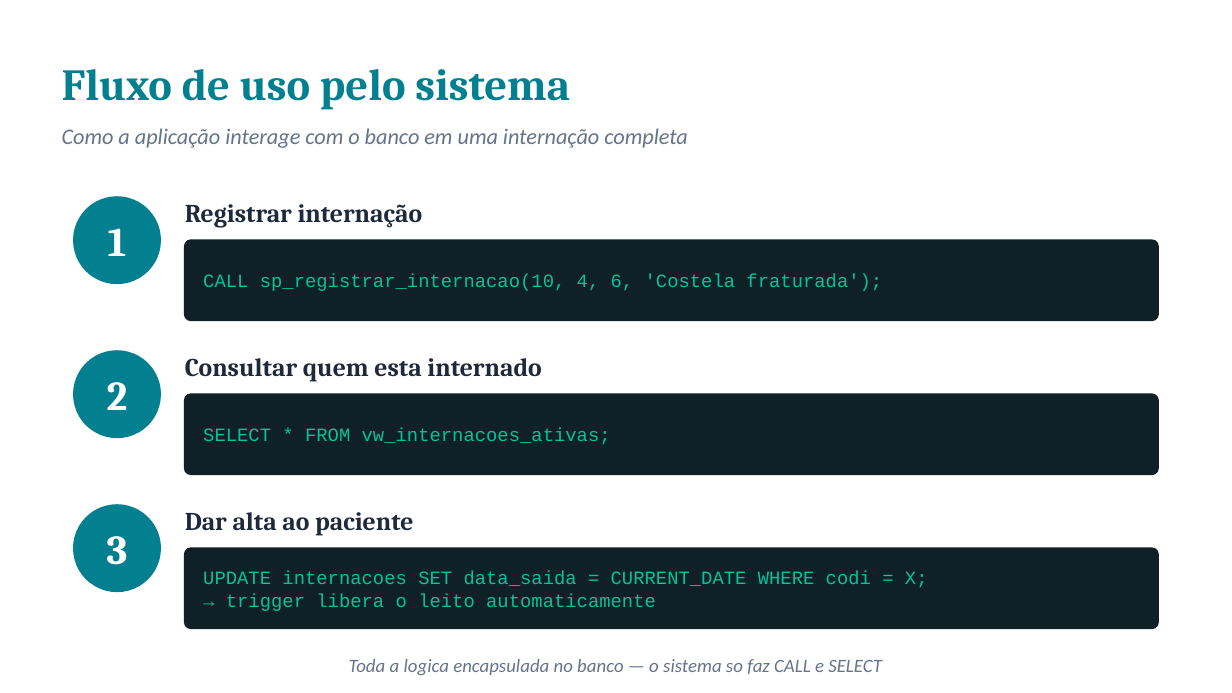
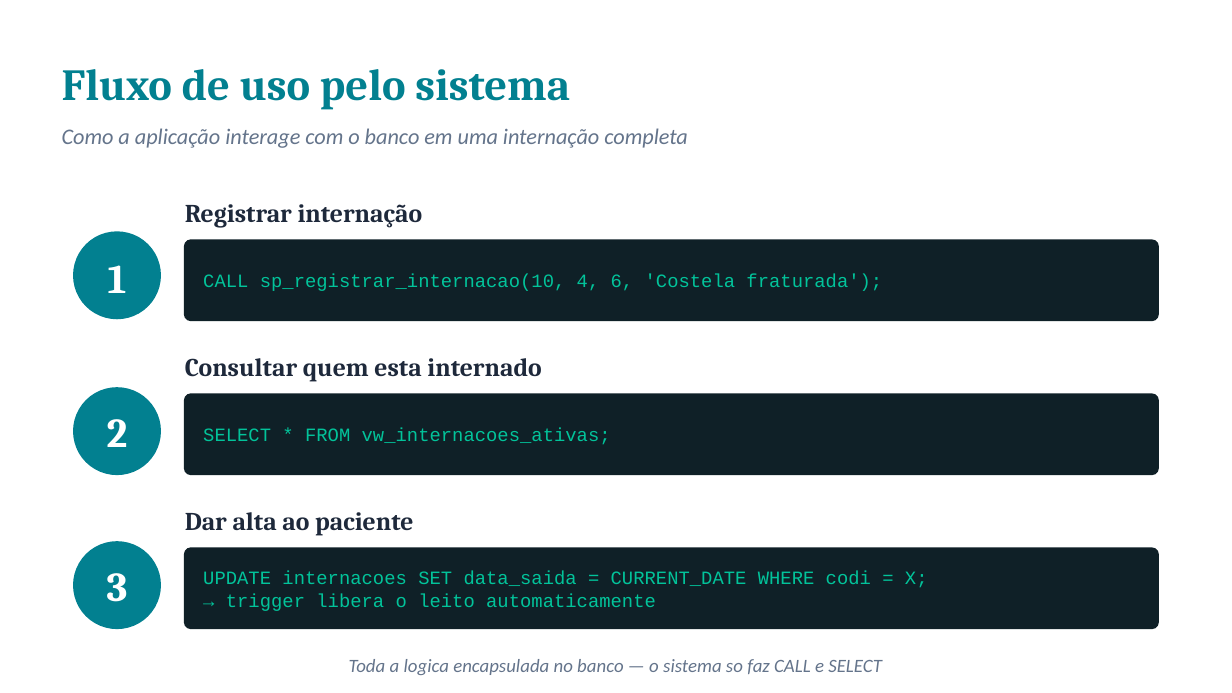
Before and after one commit to pew404/trabalho_final_db, a slide deck: slide 8 of apresentacao/Apresentacao_Modulo_Internacao.pptx. Drawn at 1232x693 pixels with LibreOffice and Linux fonts; fonts in the diff are those of the drawing. Boxes give left, top, right and bottom in pixels: in the first picture for what was removed or moved away, otherwise in the second. Text is boxed around its words. In the diff, an @@ line names an element or a change of style, - is before the commit and + after.

```diff
--- a/apresentacao/Apresentacao_Modulo_Internacao.pptx
+++ b/apresentacao/Apresentacao_Modulo_Internacao.pptx
@@ 3 texts, 3 ellipses: place and size @@
-3 texts, 3 ellipses at box(74, 197, 160, 591)
+3 texts, 3 ellipses at box(74, 233, 160, 628)
```
Also in this commit, not shown: 5 other slides changed.
